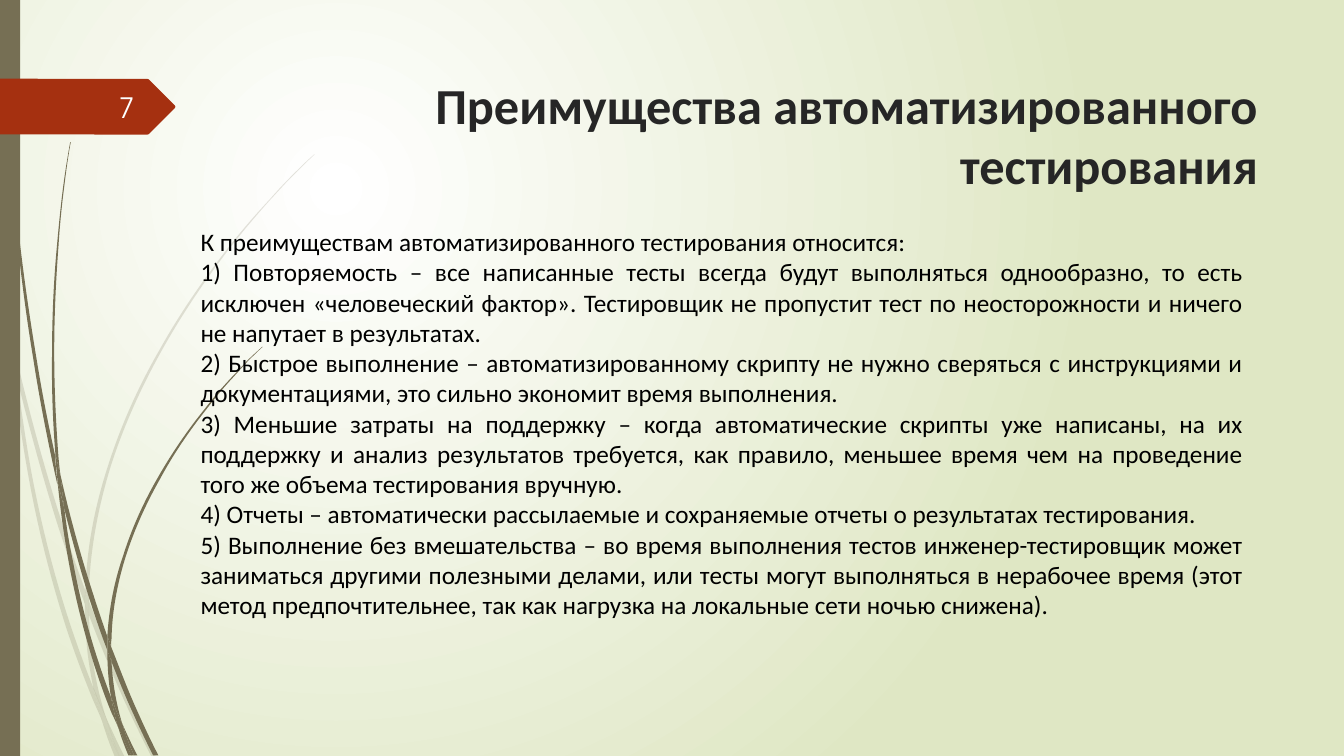
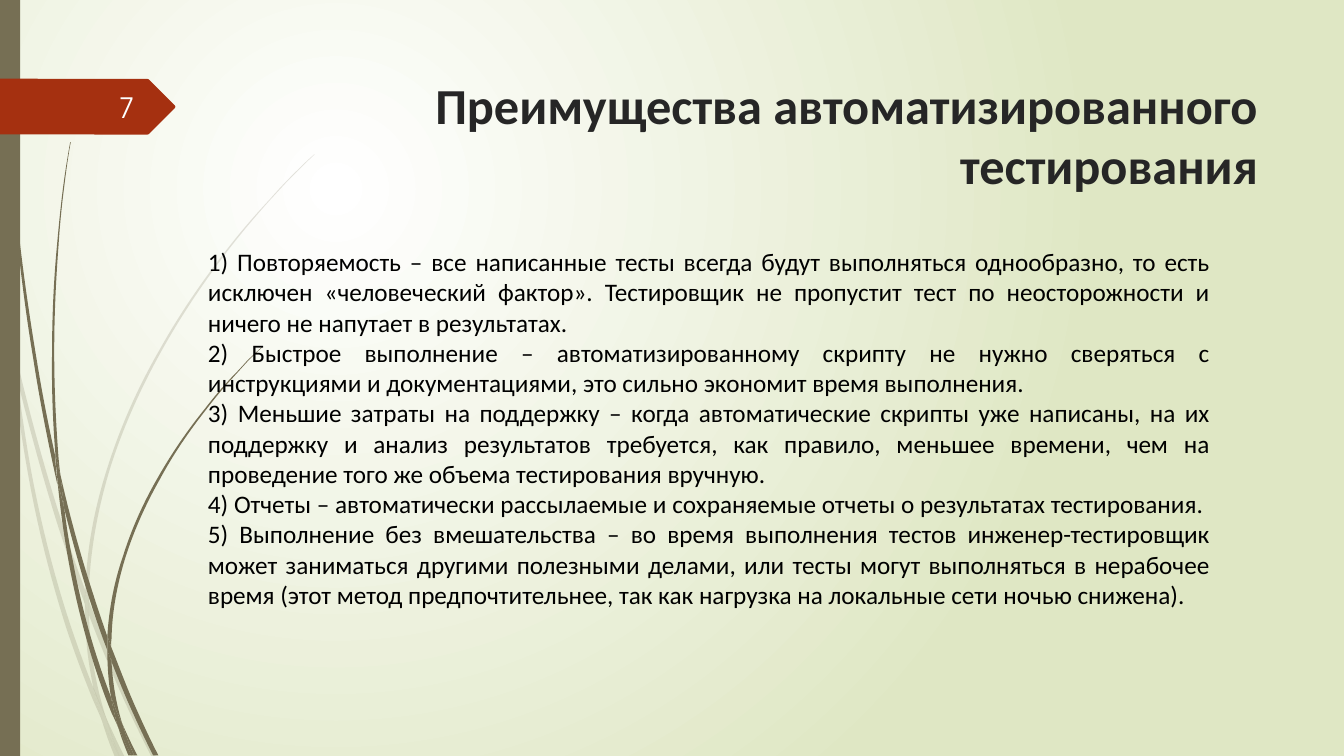
Before and after one commit to Sergeygaan/Lab1, a slide deck: slide 7 of Презентация.pptx. Drawn at 1344x756 pixels with LibreOffice and Linux fonts; fonts in the diff are those of the drawing. Boxes give left, top, right and bottom in pixels: in the first picture for what was removed or moved away, otherwise in the second. Text is boxed around its words. In the diff, an @@ line names an element or a change of style, - is before the commit and + after.

```diff
--- a/Презентация.pptx
+++ b/Презентация.pptx
@@ text at <box>201,234,905,255</box>: paragraph removed @@
-К преимуществам автоматизированного тестирования относится:
@@ text "1) Повторяемость – все написанные ...": place and size @@
-text "1) Повторяемость – все написанные ..." at <box>201,234,1243,618</box>
+text "1) Повторяемость – все написанные ..." at <box>208,253,1210,608</box>
@@ text at <box>208,402,1210,487</box>: text changed @@
-3) Меньшие затраты на поддержку – когда автоматические скрипты уже написаны, на их поддержку и анализ результатов требуется, как правило, меньшее время чем на проведение того же объема тестирования вручную.
+3) Меньшие затраты на поддержку – когда автоматические скрипты уже написаны, на их поддержку и анализ результатов требуется, как правило, меньшее времени, чем на проведение того же объема тестирования вручную.
```
Also in this commit, not shown: 4 other slides changed.
